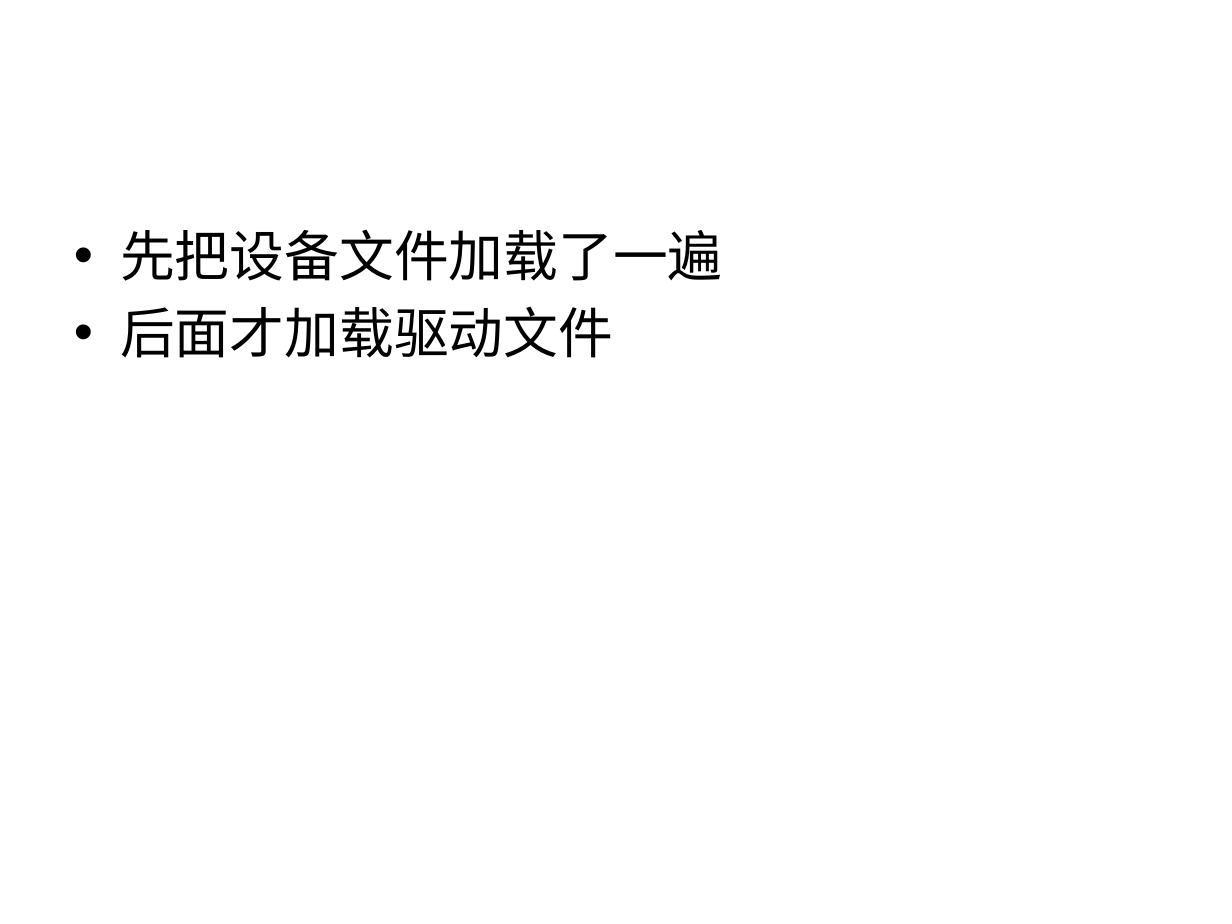
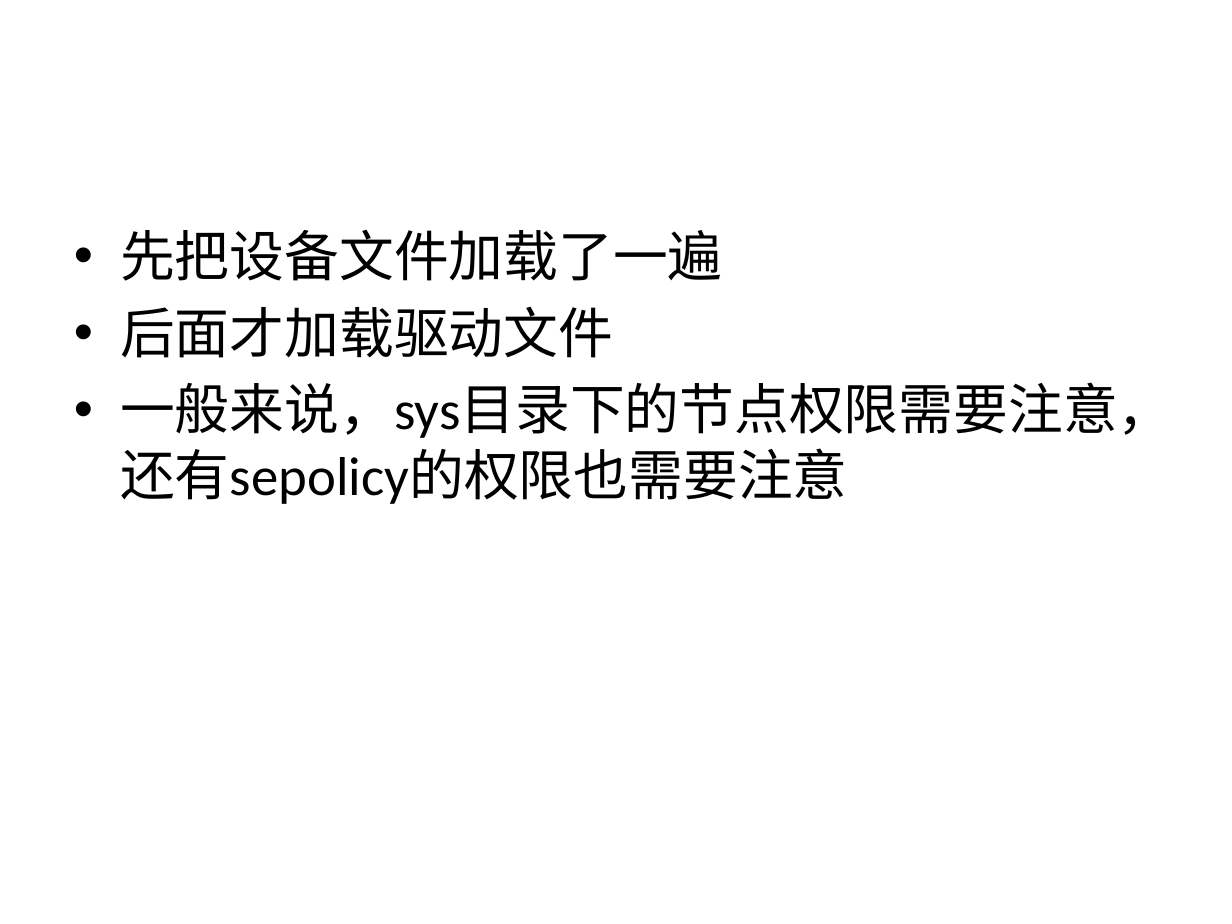
Before and after one commit to mazelinux/LENOVO, a slide deck: slide 20 of doc/Yeti_device_driver_list.pptx. Drawn at 1232x924 pixels with LibreOffice and Linux fonts; fonts in the diff are those of the drawing. Boxes give left, top, right and bottom in pixels: in the first picture for what was removed or moved away, otherwise in the second. Text is boxed around its words. In the diff, an @@ line names an element or a change of style, - is before the commit and + after.

Commit message:
mod pptx

```diff
--- a/doc/Yeti_device_driver_list.pptx
+++ b/doc/Yeti_device_driver_list.pptx
@@ text at (120, 382, 1172, 504): paragraph added @@
+• 一般来说，sys目录下的节点权限需要注意，还有sepolicy的权限也需要注意
```
Also in this commit, not shown: 2 other slides changed.
